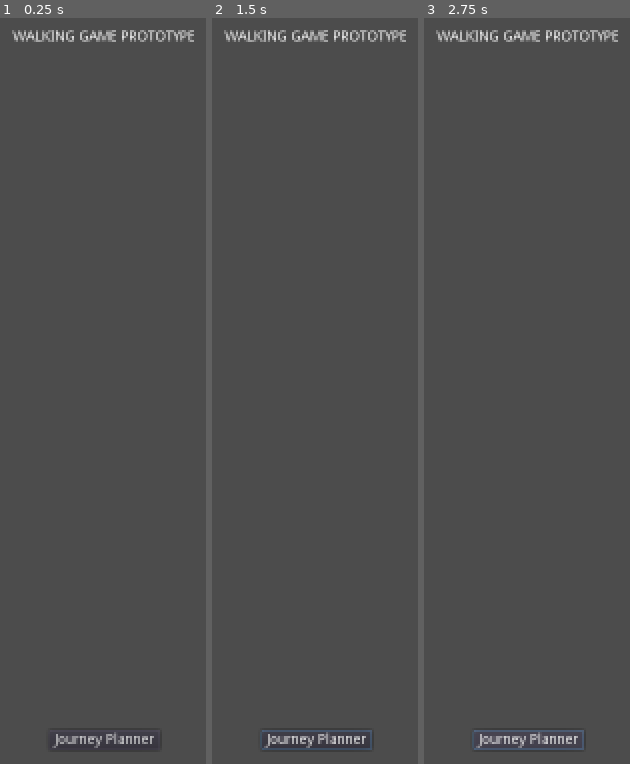
Above: before the commit, frames 1-3 (left to right).
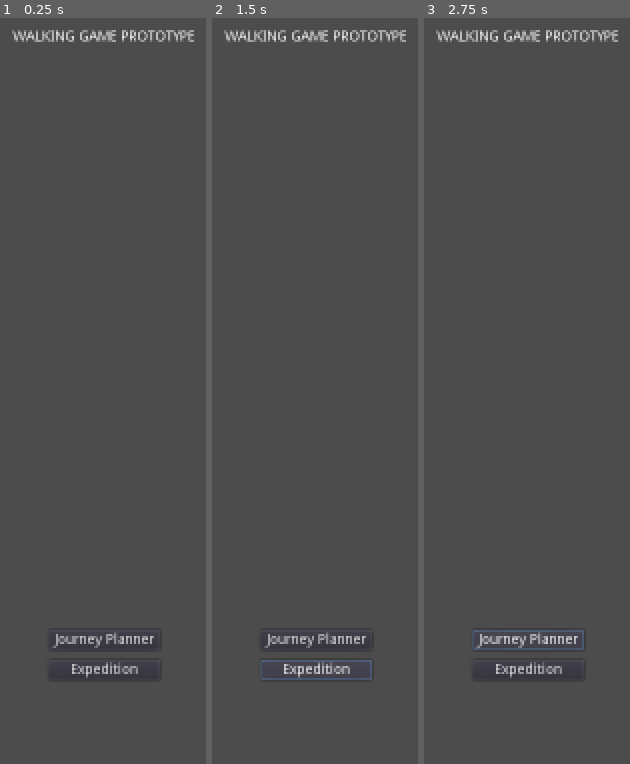
Above: after the commit, the same moments.

Repository: Barodas/WalkingGame_Proto01
Game: Godot game, scene res://Start.tscn
Same seed, same stepped clock (60 frames per second), same inputs: the game is played once before the commit and once after it. This scene is started directly instead of the project's main scene.
Inputs (mouse positions are in pixels of both pictures, inside the frame that each line leads up to):
- Up to frame 1 (0.25 s): no input
- Up to frame 2 (1.5 s): click "Journey Planner" at 0.5 s; click (315, 667) at 1.25 s, where only the run after the commit has a clickable "Expedition"
- Up to frame 3 (2.75 s): click "Journey Planner" at 2 s

The runs differ from the first frame. In frame 1, 0.9% of the frame differs, in the area x 25-75%, y 82-98%; in frame 2, 1.4%; in frame 3, 1.6%, in the area x 24-78%, y 82-99%.

Commit message:
Added Expedition scene
-WIP adding a list of saved journey files in JourneyPlanner

Diff:
--- /dev/null
+++ b/Expedition.gd
@@ -0,0 +1,24 @@
+extends CanvasLayer
+
+
+
+func load_journey_list():
+	var files = []
+	var dir = Directory.new()
+	dir.open("user://")
+	dir.list_dir_begin()
+
+	while true:
+		var file = dir.get_next()
+		if file.begins_with("journey_"):
+			files.append(file)
+		if file == "":
+			break
+
+	dir.list_dir_end()
+
+
+
+
+func _on_Map_gui_input(event):
+	pass # Replace with function body.
--- /dev/null
+++ b/Expedition.tscn
@@ -0,0 +1,40 @@
+[gd_scene load_steps=3 format=2]
+
+[ext_resource path="res://Area01.PNG" type="Texture" id=1]
+[ext_resource path="res://Expedition.gd" type="Script" id=2]
+
+[node name="Expedition" type="CanvasLayer"]
+script = ExtResource( 2 )
+
+[node name="Map" type="TextureRect" parent="."]
+anchor_right = 1.0
+anchor_bottom = 1.0
+texture = ExtResource( 1 )
+stretch_mode = 5
+
+[node name="UIPanel" type="ColorRect" parent="."]
+anchor_left = 1.0
+anchor_right = 1.0
+anchor_bottom = 1.0
+margin_left = -300.0
+color = Color( 0.137255, 0.152941, 0.180392, 1 )
+
+[node name="Return" type="Button" parent="UIPanel"]
+anchor_left = 0.5
+anchor_right = 0.5
+margin_left = -52.0
+margin_top = 20.0
+margin_right = 52.0
+margin_bottom = 40.0
+text = "Return to Start"
+
+[node name="LoadPath" type="Button" parent="UIPanel"]
+anchor_left = 0.5
+anchor_right = 0.5
+margin_left = -52.0
+margin_top = 60.0
+margin_right = 52.0
+margin_bottom = 80.0
+text = "Load Path"
+
+[connection signal="gui_input" from="Map" to="." method="_on_Map_gui_input"]
--- a/Game.gd
+++ b/Game.gd
@@ -2,6 +2,7 @@
 
 export (PackedScene) var start_scene
 export (PackedScene) var journey_planner_scene
+export (PackedScene) var expedition_scene
 
 var current_scene
 
@@ -16,6 +17,8 @@
 	add_child(current_scene)
 	var button = current_scene.get_node("JourneyPlannerButton")
 	button.connect("pressed", self, "_on_Journey_Planner_Button_pressed")
+	button = current_scene.get_node("ExpeditionButton")
+	button.connect("pressed", self, "_on_Expedition_Button_pressed")
 
 
 func load_journey_planner():
@@ -27,6 +30,14 @@
 	button.connect("pressed", self, "_on_Return_Button_pressed")
 
 
+func load_expedition():
+	unload_current_scene()
+
+	current_scene = expedition_scene.instance()
+	add_child(current_scene)
+	var button = current_scene.get_node("UIPanel/Return")
+	button.connect("pressed", self, "_on_Return_Button_pressed")
+
 func _ready():
 	load_start()
 
@@ -35,5 +46,9 @@
 	load_journey_planner()
 
 
+func _on_Expedition_Button_pressed():
+	load_expedition()
+
+
 func _on_Return_Button_pressed():
 	load_start()
--- a/Game.tscn
+++ b/Game.tscn
@@ -1,10 +1,12 @@
-[gd_scene load_steps=4 format=2]
+[gd_scene load_steps=5 format=2]
 
 [ext_resource path="res://Game.gd" type="Script" id=1]
 [ext_resource path="res://Start.tscn" type="PackedScene" id=2]
 [ext_resource path="res://JourneyPlanner.tscn" type="PackedScene" id=3]
+[ext_resource path="res://Expedition.tscn" type="PackedScene" id=4]
 
 [node name="Game" type="Node"]
 script = ExtResource( 1 )
 start_scene = ExtResource( 2 )
 journey_planner_scene = ExtResource( 3 )
+expedition_scene = ExtResource( 4 )
--- /dev/null
+++ b/JourneyFileButton.tscn
@@ -0,0 +1,6 @@
+[gd_scene format=2]
+
+[node name="JourneyFileButton" type="ToolButton"]
+margin_right = 12.0
+margin_bottom = 22.0
+text = "journey_datetime"
--- a/JourneyPlanner.gd
+++ b/JourneyPlanner.gd
@@ -7,7 +7,7 @@
 var hovered_node
 
 var node_list =  []
-
+var journey_file_list = []
 
 func save(data):
 	var file = File.new()
@@ -18,6 +18,21 @@
 	file.store_line(to_json(data))
 	file.close()
 	print("File saved to: ", file_name)
+
+
+func load_journey_list():
+	for file in journey_file_list:
+		file.queue_free()
+	journey_file_list.clear()
+
+	for _i in range(0, 20, 1):
+		var button = ToolButton.new()
+		button.text = "Some button"
+		journey_file_list.push_back(button)
+		$UIPanel/ScrollContainer/VBoxContainer.add_child(button)
+
+func _ready():
+	load_journey_list()
 
 
 func _process(_delta):
@@ -95,3 +110,7 @@
 
 func _on_TimeInput_text_changed():
 	pass
+
+
+func _on_Refresh_pressed():
+	load_journey_list()
--- a/JourneyPlanner.tscn
+++ b/JourneyPlanner.tscn
@@ -63,7 +63,24 @@
 margin_bottom = 10.0
 text = "Finish Journey"
 
+[node name="Refresh" type="Button" parent="UIPanel"]
+margin_left = 220.0
+margin_top = 120.0
+margin_right = 280.0
+margin_bottom = 140.0
+text = "Refresh"
+
+[node name="ScrollContainer" type="ScrollContainer" parent="UIPanel"]
+anchor_right = 1.0
+margin_left = 20.0
+margin_top = 140.0
+margin_right = -20.0
+margin_bottom = 340.0
+
+[node name="VBoxContainer" type="VBoxContainer" parent="UIPanel/ScrollContainer"]
+
 [connection signal="gui_input" from="Map" to="." method="_on_Map_gui_input"]
 [connection signal="pressed" from="UIPanel/CreateJourney" to="." method="_on_CreateJourney_pressed"]
 [connection signal="text_changed" from="UIPanel/TimeInput" to="." method="_on_TimeInput_text_changed"]
 [connection signal="pressed" from="UIPanel/FinishJourney" to="." method="_on_FinishJourney_pressed"]
+[connection signal="pressed" from="UIPanel/Refresh" to="." method="_on_Refresh_pressed"]
--- a/Start.gd
+++ b/Start.gd
@@ -1,4 +1 @@
 extends CanvasLayer
-
-func _on_Journey_Planner_pressed():
-	pass # Replace with function body.
--- a/Start.tscn
+++ b/Start.tscn
@@ -19,9 +19,18 @@
 anchor_right = 0.5
 anchor_bottom = 0.5
 margin_left = -55.5
-margin_top = 300.0
+margin_top = 200.0
 margin_right = 55.5
-margin_bottom = 10.0
+margin_bottom = 220.0
 text = "Journey Planner"
 
-[connection signal="pressed" from="JourneyPlannerButton" to="." method="_on_Journey_Planner_pressed"]
+[node name="ExpeditionButton" type="Button" parent="."]
+anchor_left = 0.5
+anchor_top = 0.5
+anchor_right = 0.5
+anchor_bottom = 0.5
+margin_left = -55.5
+margin_top = 230.0
+margin_right = 55.5
+margin_bottom = 250.0
+text = "Expedition"
